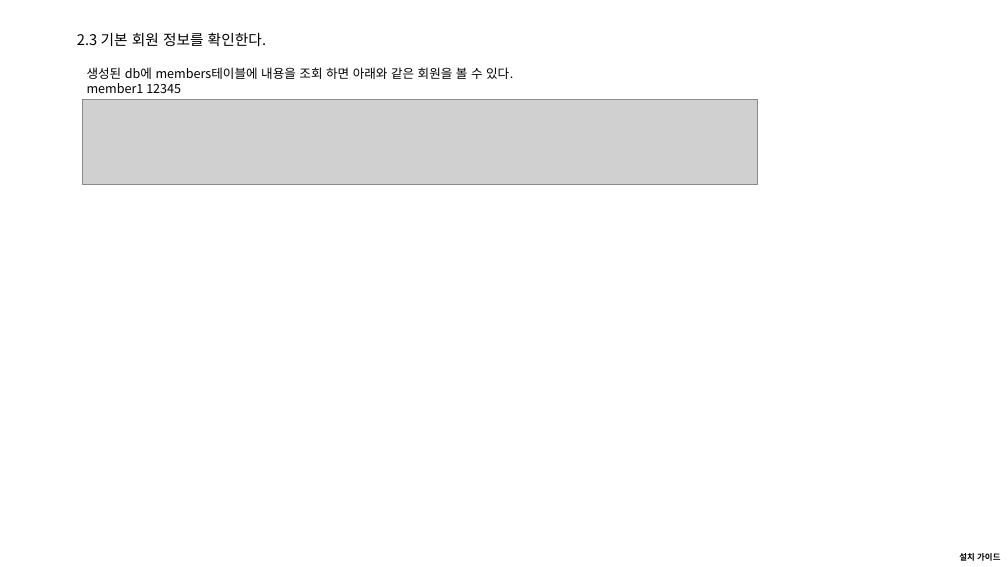
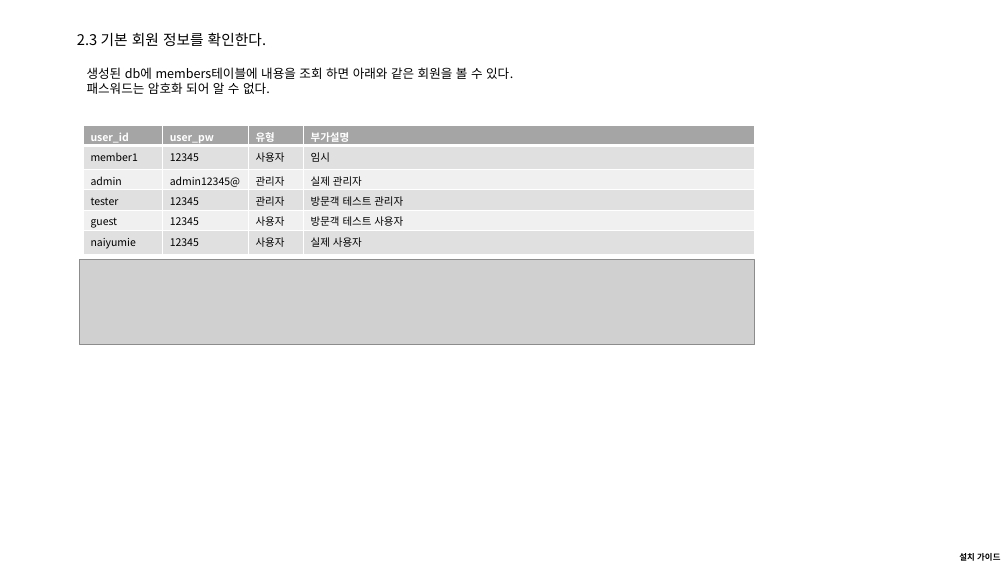
Before and after one commit to naiyumie/nboard, a slide deck: slide 8 of ref/00.architect/04. install guide(설치 가이드).pptx. Drawn at 1008x567 pixels with LibreOffice and Linux fonts; fonts in the diff are those of the drawing; grey boxes stand for pictures. Boxes give left, top, right and bottom in pixels: in the first picture for what was removed or moved away, otherwise in the second. Text is boxed around its words. In the diff, an @@ line names an element or a change of style, - is before the commit and + after.

```diff
--- a/ref/00.architect/04. install guide(설치 가이드).pptx
+++ b/ref/00.architect/04. install guide(설치 가이드).pptx
@@ text at [87, 82, 270, 94]: text changed @@
-member1 12345
+패스워드는 암호화 되어 알 수 없다.
@@ table added at [83, 126, 756, 255], 6 rows, 4 columns @@
+user_id | user_pw | 유형 | 부가설명
+member1 | 12345 | 사용자 | 임시
+admin | admin12345@ | 관리자 | 실제 관리자
+tester | 12345 | 관리자 | 방문객 테스트 관리자
+guest | 12345 | 사용자 | 방문객 테스트 사용자
+naiyumie | 12345 | 사용자 | 실제 사용자
@@ picture: place and size @@
-picture at [82, 99, 758, 184]
+picture at [79, 260, 755, 345]
```
Also in this commit, not shown: 6 other slides changed, 6 slides added, 1 slide removed, 4 other files.
